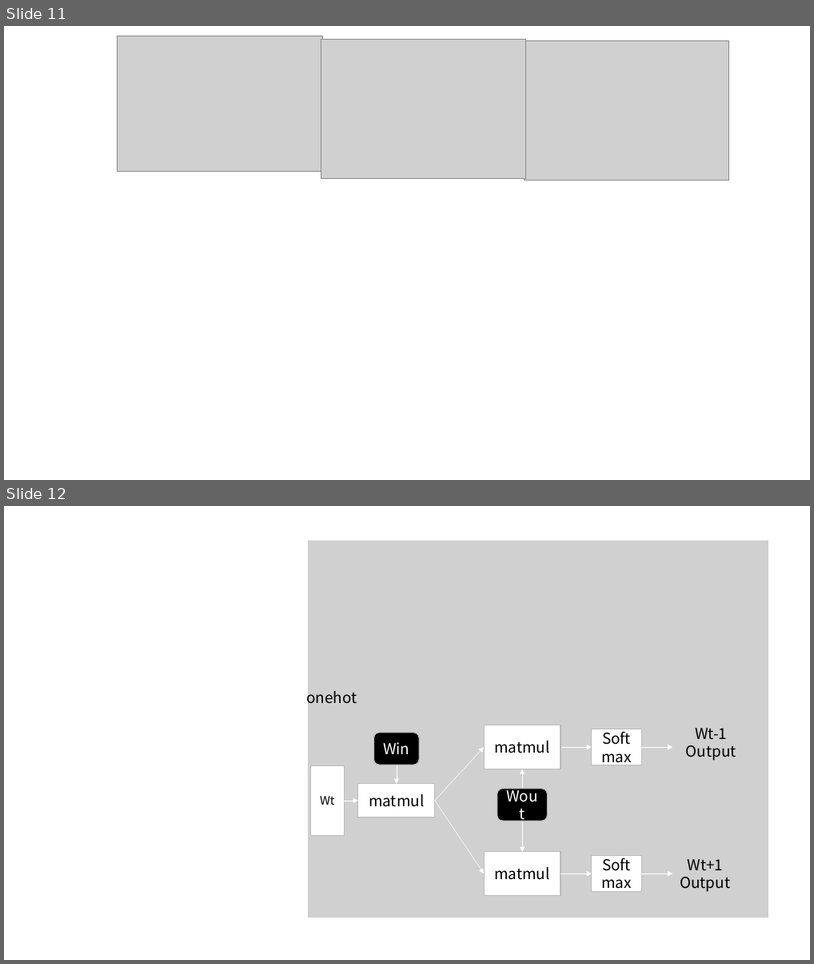
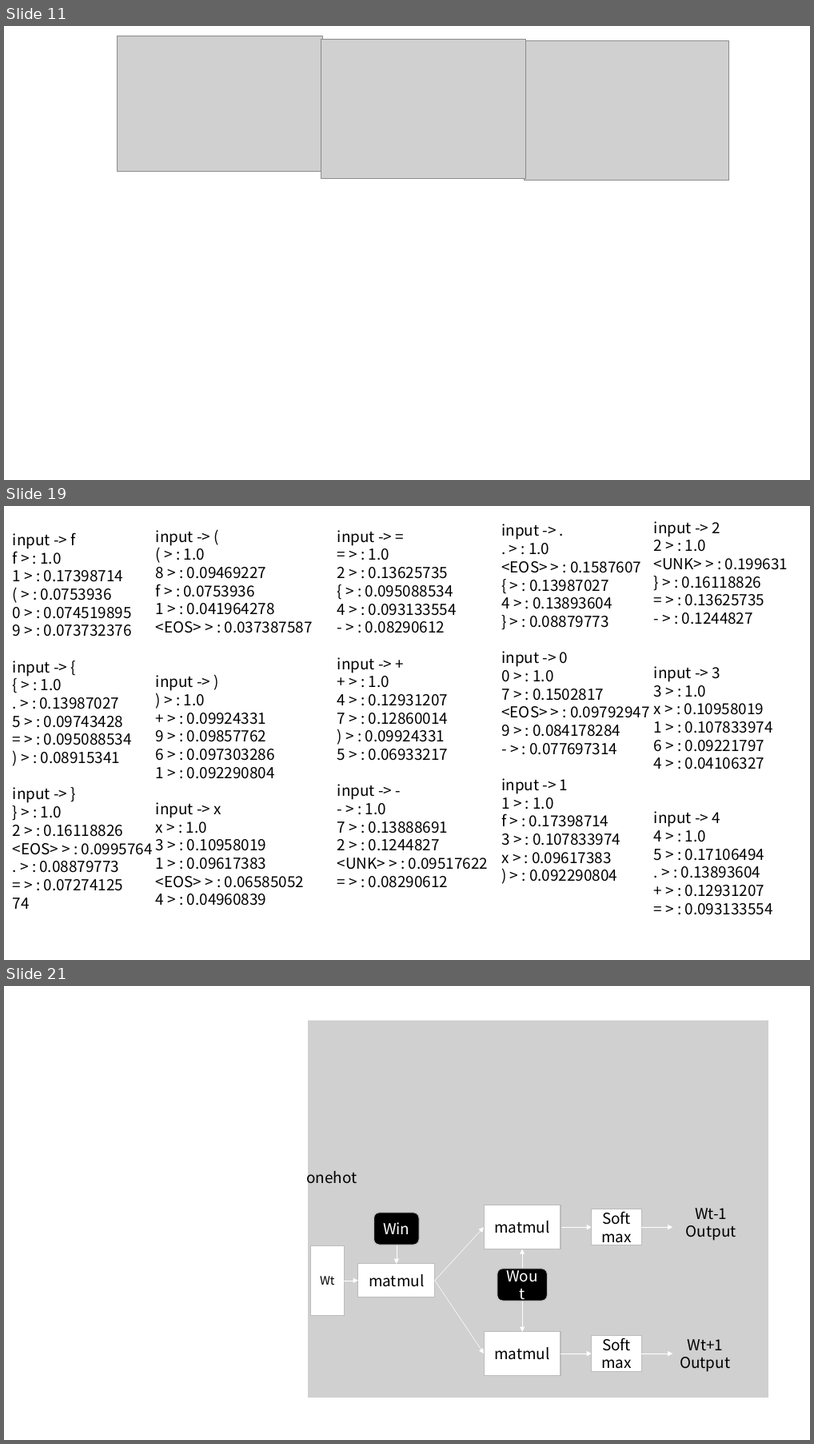
Before and after one commit to Poler382/thesis, a slide deck: pptx/図を作る用.pptx. Shown one above the other, each under a label of ours: slides 11 and 12 before the commit, slides 11, 19 and 21 after it; the slides between them are not shown. The pictures are 814x964 and 814x1444 pixels, drawn with LibreOffice and Linux fonts; fonts in the diff are those of the drawing; grey boxes stand for pictures. Boxes give left, top, right and bottom in pixels: in the first picture for what was removed or moved away, otherwise in the second. Text is boxed around its words. In the diff, an @@ line names an element or a change of style, - is before the commit and + after.

```diff
--- a/pptx/図を作る用.pptx
+++ b/pptx/図を作る用.pptx
@@ slide 19 added at [4,506,810,960], background #FFFFFF @@
@@ text added at [502,524,650,881], 18 pt, text #000000 @@
+input -> .
+. > : 1.0
+<EOS> > : 0.1587607
+{ > : 0.13987027
+4 > : 0.13893604
+} > : 0.08879773
+input -> 0
+0 > : 1.0
+7 > : 0.1502817
+<EOS> > : 0.09792947
+9 > : 0.084178284
+- > : 0.077697314
+input -> 1
+1 > : 1.0
+f > : 0.17398714
+3 > : 0.107833974
+x > : 0.09617383
+) > : 0.092290804
@@ text added at [654,521,789,915], 18 pt, text #000000 @@
+input -> 2
+2 > : 1.0
+<UNK> > : 0.199631
+} > : 0.16118826
+= > : 0.13625735
+- > : 0.1244827
+input -> 3
+3 > : 1.0
+x > : 0.10958019
+1 > : 0.107833974
+6 > : 0.09221797
+4 > : 0.04106327
+input -> 4
+4 > : 1.0
+5 > : 0.17106494
+. > : 0.13893604
++ > : 0.12931207
+= > : 0.093133554
@@ text added at [13,530,194,908], 18 pt, text #000000 @@
+input -> f
+f > : 1.0
+1 > : 0.17398714
+( > : 0.0753936
+0 > : 0.074519895
+9 > : 0.073732376
+input -> {
+{ > : 1.0
+. > : 0.13987027
+5 > : 0.09743428
+= > : 0.095088534
+) > : 0.08915341
+input -> }
+} > : 1.0
+2 > : 0.16118826
+<EOS> > : 0.0995764
+. > : 0.08879773
+= > : 0.07274125
+74
@@ text added at [156,548,313,905], 18 pt, text #000000 @@
+input -> (
+( > : 1.0
+8 > : 0.09469227
+f > : 0.0753936
+1 > : 0.041964278
+<EOS> > : 0.037387587
+input -> )
+) > : 1.0
++ > : 0.09924331
+9 > : 0.09857762
+6 > : 0.097303286
+1 > : 0.092290804
+input -> x
+x > : 1.0
+3 > : 0.10958019
+1 > : 0.09617383
+<EOS> > : 0.06585052
+4 > : 0.04960839
@@ text added at [338,530,457,815], 18 pt, text #000000 @@
+input -> =
+= > : 1.0
+2 > : 0.13625735
+{ > : 0.095088534
+4 > : 0.093133554
+- > : 0.08290612
+input -> +
++ > : 1.0
+4 > : 0.12931207
+7 > : 0.12860014
+) > : 0.09924331
+5 > : 0.06933217
+input -> -
+- > : 1.0
+7 > : 0.13888691
+2 > : 0.1244827
+<UNK> > : 0.09517622
+= > : 0.08290612
@@ what was slide 12 is now slide 21 @@
```
Also in this commit, not shown: 1 slide changed, 8 other slides added, 20 other files.
